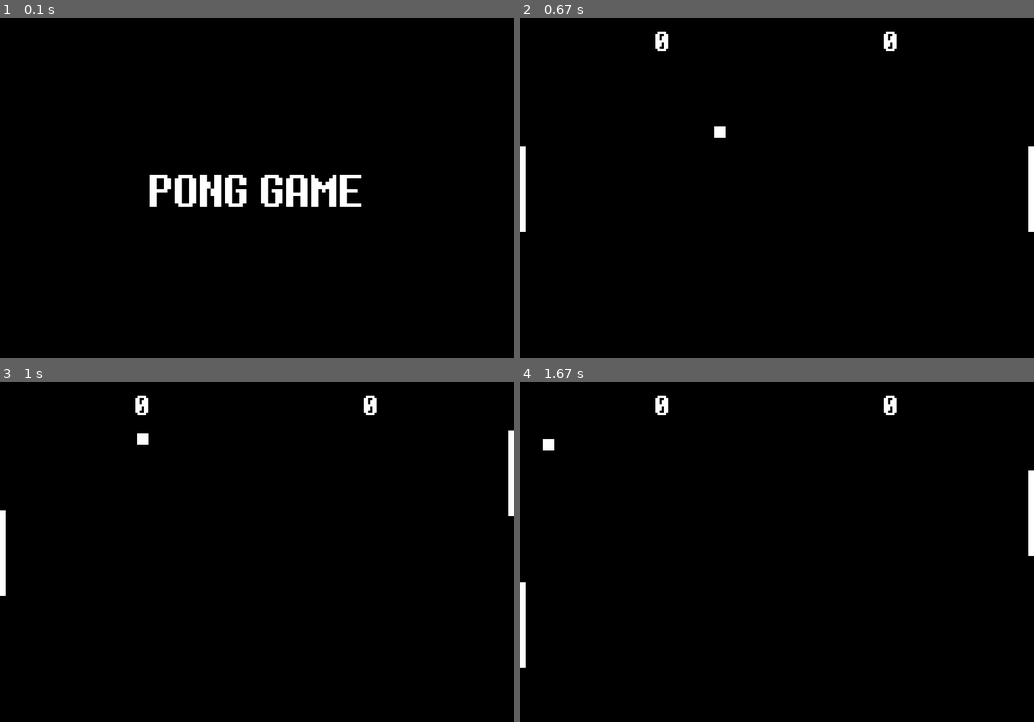
Above: before the commit, frames 1-4 (two rows, left to right).
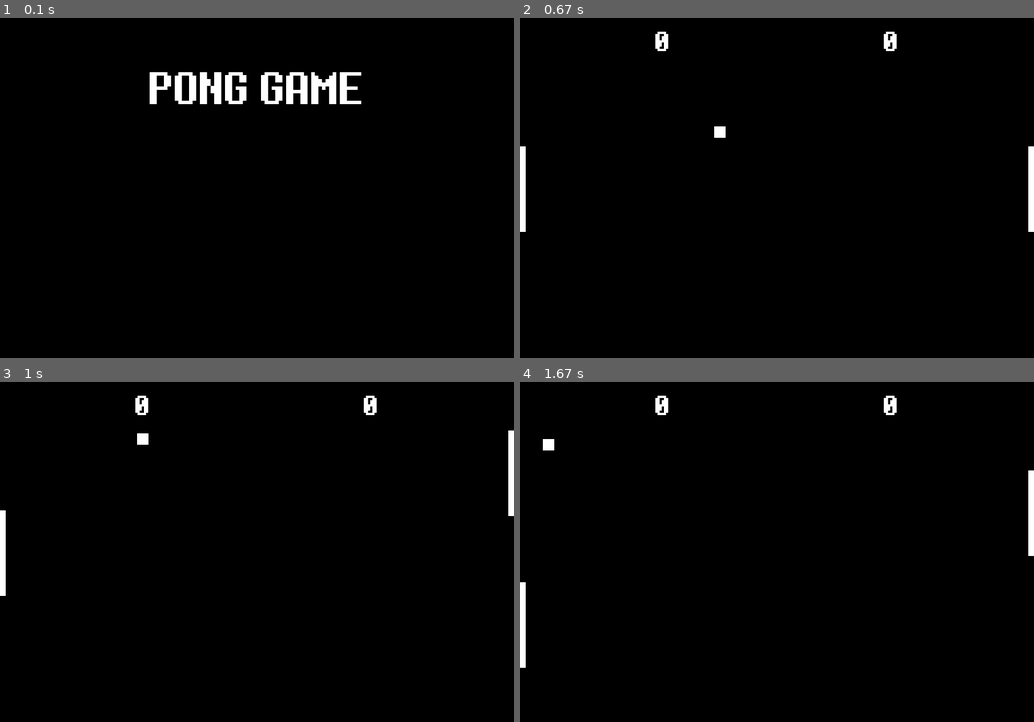
Above: after the commit, the same moments.

Repository: Inigo1405/Juego-Pong-python
Game: pygame game, started from main.py
Same seed, same stepped clock (60 frames per second), same inputs: the game is played once before the commit and once after it.
Inputs:
- Up to frame 1 (0.1 s): no input
- Up to frame 2 (0.67 s): tap Space at 0.33 s
- Up to frame 3 (1 s): hold Up from 0.67 s (still down); tap Space at 0.73 s
- Up to frame 4 (1.67 s): tap Space at 1.03, 1.23 s; release Up at 1.13 s; hold Down 1.17-1.47 s; hold S 1.17-1.47 s

The runs differ from the first frame. In frame 1, 4.3% of the frame differs, in the area x 29-71%, y 15-56%; in frame 2, nothing differs; in frame 3, nothing differs; in frame 4, nothing differs.

Commit message:
Update of the start window

Diff:
--- a/module/gameManager.py
+++ b/module/gameManager.py
@@ -14,7 +14,8 @@
           self.windowSize = windowSize
           self.screen = screen
 
-          self.start_label = Points_marker(100)
+          self.title_label = Points_marker(100)
+          self.start_label = Points_marker(45)
           self.p1_marker = Points_marker()
           self.p2_marker = Points_marker()
 
@@ -26,34 +27,35 @@
           BLACK = (0,0,0)
 
           tiempo_transcurrido = 0
-          tiempo_maximo = 900  # 500 milisegundos (0.5 segundos)
-
-          texto_visible = True
-          color_fondo_visible = WHITE
+          tiempo_maximo = 400  # 1000 milisegundos (1 segundos)
+          texto_visible = False
 
           while not start_button:
+               if self.get_event():
+                    return True
+
                tiempo_transcurrido += clock.tick()
                if tiempo_transcurrido >= tiempo_maximo:
+                    texto_visible = not texto_visible  # Cambiar visibilidad del texto
                     tiempo_transcurrido = 0
-                    texto_visible = not texto_visible  # Cambiar visibilidad del texto
-                    color_fondo_visible = BLACK if texto_visible else WHITE
 
 
                self.screen.fill(BLACK)
                if texto_visible:
-                    self.start_label.set_number('PONG GAME')
+                    self.start_label.set_text('PRESS START', WHITE)
                     self.start_label.draw(self.screen, self.windowSize[0] // 2, self.windowSize[1] // 2)
+
+               self.title_label.set_text('PONG GAME')
+               self.title_label.draw(self.screen, self.windowSize[0] // 2, self.windowSize[1] // 5)
 
                pygame.display.flip()
 
-               if self.get_event():
-                    return True
 
 
 
 
      def collision_ball(self):
-          # Define al jugador
+          # Identifica al jugador
           if self.ball.pos_x < self.windowSize[0] // 2:
                player = self.p1
           else:
@@ -64,16 +66,16 @@
 
           # Compara que impacte en la paleta
           if ball_x1 >= plr_x2 and ball_x2 <= plr_x1 and ball_y1 <= plr_y2 and ball_y2 >= plr_y1:
+               # Up
                if self.ball.pos_y <= player.pos_y - player.height/4:
-                    #print("Up")
                     self.bounce_off_paddle('up')
 
+               # Down
                elif self.ball.pos_y >= player.pos_y + player.height/4:
-                    #print("Down")
                     self.bounce_off_paddle('down')
 
+               # Center
                else:
-                    #print("Center")
                     self.bounce_off_paddle('center')
 
 
@@ -82,6 +84,7 @@
           self.ball.speed_x *= -1
 
           if side == 'up':
+               # Recupera la velocidad en Y
                if self.ball.last_angle != 0:
                     self.ball.speed_y = +self.ball.last_angle
 
@@ -92,6 +95,7 @@
                self.ball.last_angle = 0
 
           elif side == 'down':
+               # Recupera la velocidad en Y
                if self.ball.last_angle != 0:
                     self.ball.speed_y = -self.ball.last_angle
 
@@ -172,8 +176,8 @@
 
      def player_points(self):
           # Indica el número de puntos
-          self.p1_marker.set_number(self.p1.points)
-          self.p2_marker.set_number(self.p2.points)
+          self.p1_marker.set_text(self.p1.points)
+          self.p2_marker.set_text(self.p2.points)
 
           # Dibuja en pantalla los puntos
           self.p1_marker.draw(self.screen, (self.windowSize[0] // 2) - 200)
@@ -182,13 +186,13 @@
 
 
      def draw_game(self):
-          # Texto
+          # Text
           self.player_points()
 
-          # Pelota
+          # Ball
           rectBall = (self.ball.pos_x - self.ball.halfSize), (self.ball.pos_y - self.ball.halfSize), self.ball.sizeBall, self.ball.sizeBall
           pygame.draw.rect(self.screen, self.ball.color, (rectBall))
 
-          # Jugadores
+          # Players
           pygame.draw.rect(self.screen, self.p1.color, (self.p1.pos_x, (self.p1.pos_y - self.p1.halfHeight), self.p1.width, self.p1.height))
           pygame.draw.rect(self.screen, self.p2.color, (self.p2.pos_x, (self.p2.pos_y - self.p2.halfHeight), self.p2.width, self.p2.height))
--- a/module/pointsMarker.py
+++ b/module/pointsMarker.py
@@ -4,17 +4,19 @@
      def __init__(self, size=60):
           self.font = font.Font("module/resource/undertale.ttf", size)
           self.position = [0, 40]
-          self.color = (255, 255, 255)
           self.number = 0
 
 
-     def set_number(self, number):
+     def set_text(self, number, color=(255, 255, 255)):
+          self.color = color
           self.number = number
 
 
      def draw(self, screen, x=0, y=40):
           self.position[0] =  x
           self.position[1] =  y
+
           text = self.font.render(str(f"{self.number}"), True, self.color)
           text_rect = text.get_rect(center=self.position)
+
           screen.blit(text, text_rect)
